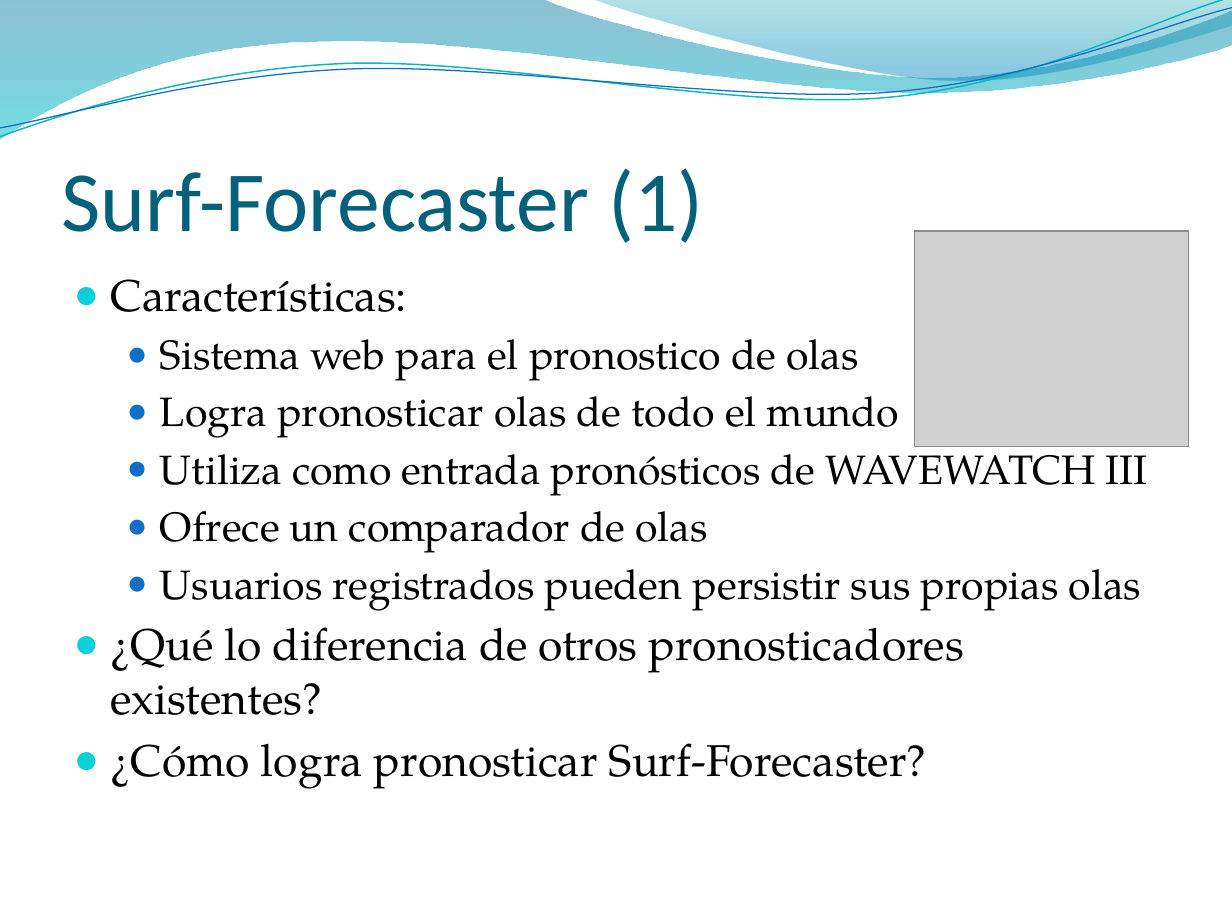
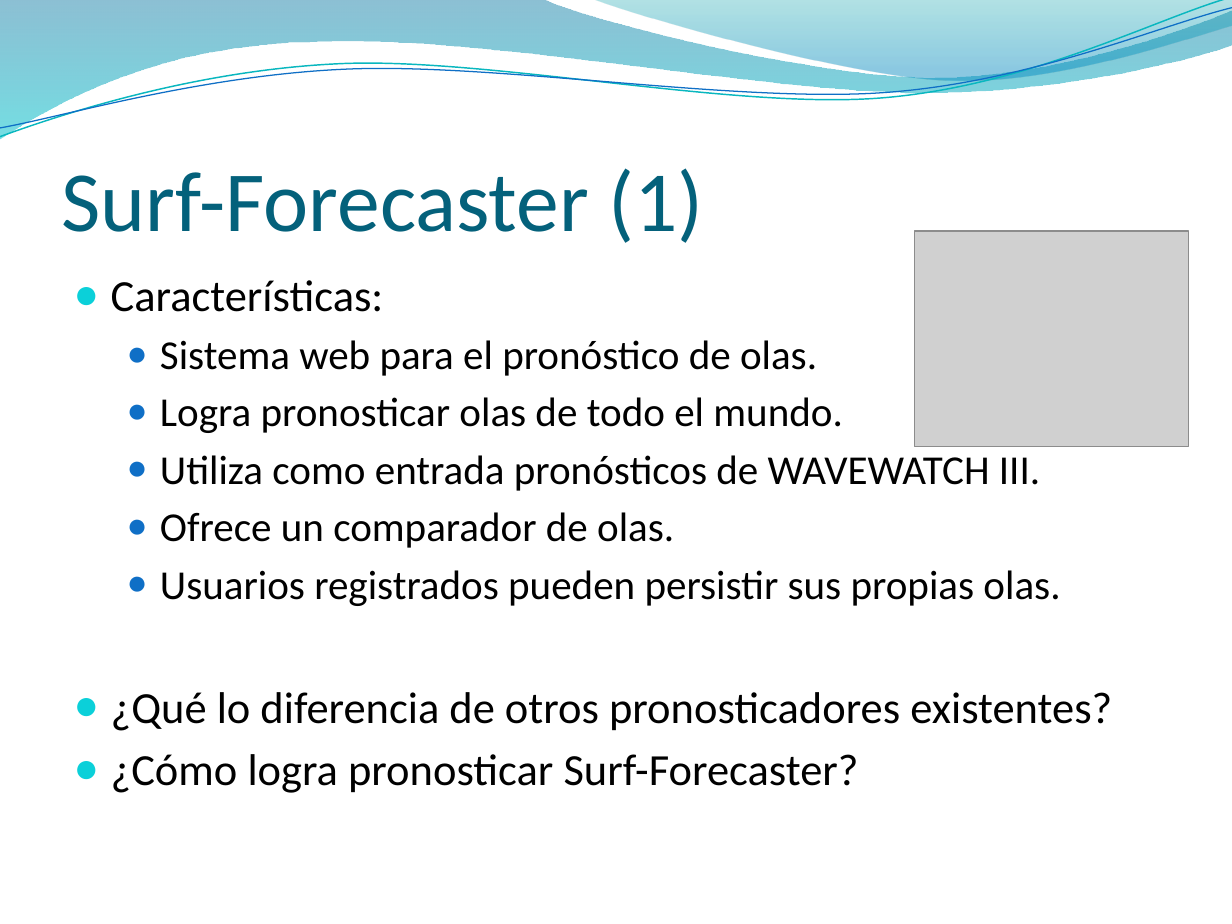
Before and after one commit to jaffadog/neuralito, a slide deck: slide 16 of neuralito/ArfGen/docs/Entregas/Informe Final/presentacion/maxi.pptx. Drawn at 1232x924 pixels with LibreOffice and Linux fonts; fonts in the diff are those of the drawing; grey boxes stand for pictures; background and template pictures are left out. Boxes give left, top, right and bottom in pixels: in the first picture for what was removed or moved away, otherwise in the second. Text is boxed around its words. In the diff, an @@ line names an element or a change of style, - is before the commit and + after.

```diff
--- a/neuralito/ArfGen/docs/Entregas/Informe Final/presentacion/maxi.pptx
+++ b/neuralito/ArfGen/docs/Entregas/Informe Final/presentacion/maxi.pptx
@@ text at bbox=[111, 280, 1112, 793]: font TeX Gyre Pagella to Calibri in "Características:", "¿Qué lo diferencia de otros pronosticadores existentes?", "¿Cómo logra pronosticar Surf-Forecaster?" @@
@@ text at bbox=[160, 340, 1060, 606]: text changed; font TeX Gyre Pagella to Calibri @@
-  ● Sistema web para el pronostico de olas
-  ● Logra pronosticar olas de todo el mundo
-  ● Utiliza como entrada pronósticos de WAVEWATCH III
-  ● Ofrece un comparador de olas
-  ● Usuarios registrados pueden persistir sus propias olas
+  ● Sistema web para el pronóstico de olas.
+  ● Logra pronosticar olas de todo el mundo.
+  ● Utiliza como entrada pronósticos de WAVEWATCH III.
+  ● Ofrece un comparador de olas.
+  ● Usuarios registrados pueden persistir sus propias olas.
```
Also in this commit, not shown: 26 other slides changed.
